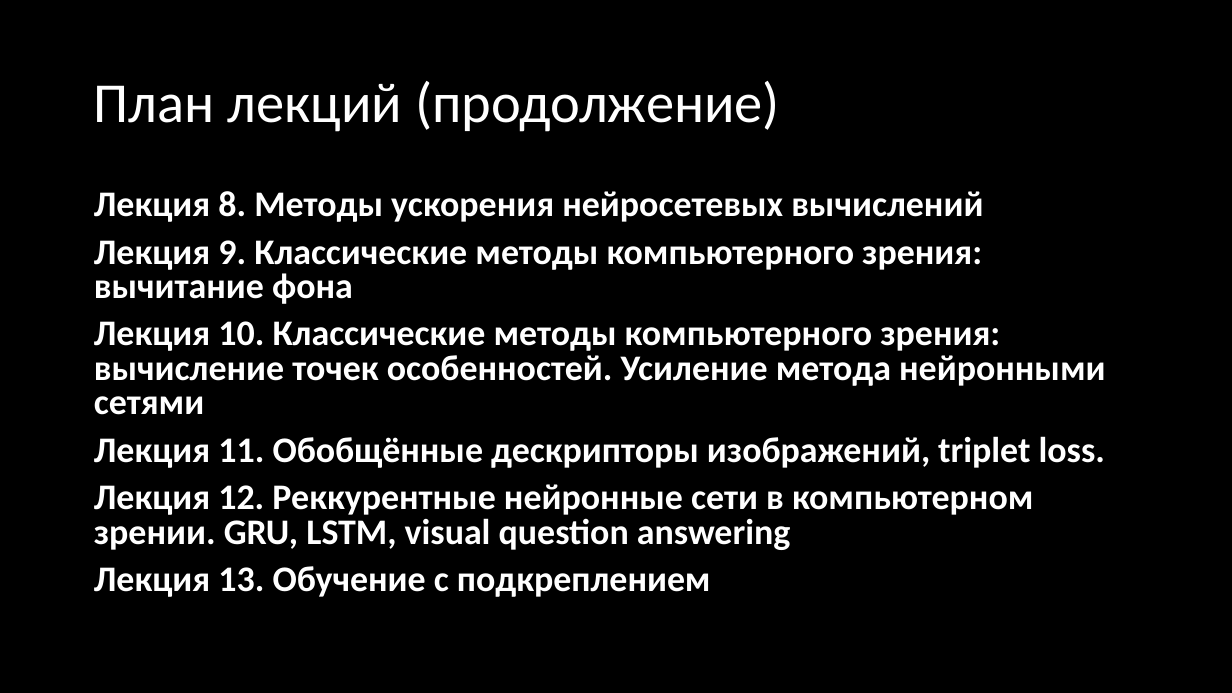
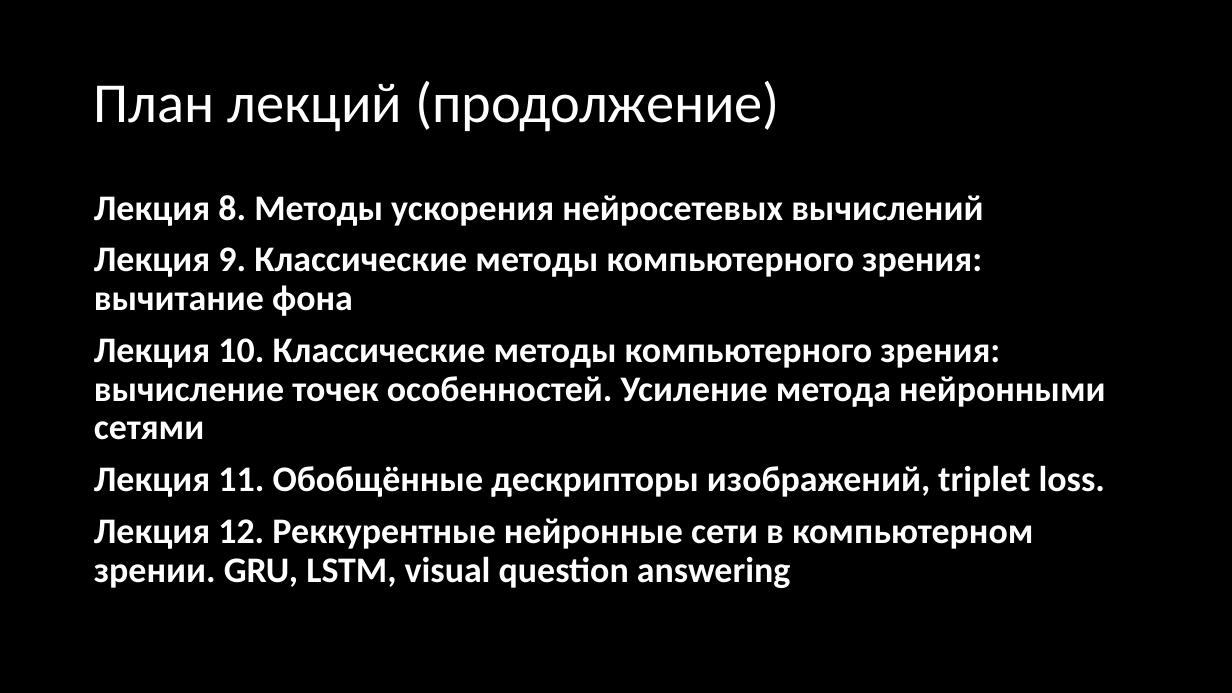
Before and after one commit to anakham/MIET.AI.Course, a slide deck: slide 6 of Лекция 0/Лекция 0. Вводная.pptx. Drawn at 1232x693 pixels with LibreOffice and Linux fonts; fonts in the diff are those of the drawing. Boxes give left, top, right and bottom in pixels: in the first picture for what was removed or moved away, otherwise in the second. Text is boxed around its words. In the diff, an @@ line names an element or a change of style, - is before the commit and + after.

Commit message:
Лекция 9.  Правки других лекций

```diff
--- a/Лекция 0/Лекция 0. Вводная.pptx
+++ b/Лекция 0/Лекция 0. Вводная.pptx
@@ text "Лекция 8. Методы ускорения нейросетевых ..." at (x1=94, y1=195, x2=1106, y2=588): line spacing 0.8 to 0.9 @@
@@ text at (x1=94, y1=566, x2=711, y2=597): paragraph removed @@
-Лекция 13. Обучение с подкреплением
```
Also in this commit, not shown: 2 other slides changed, 4 slides added, 2 other files.
